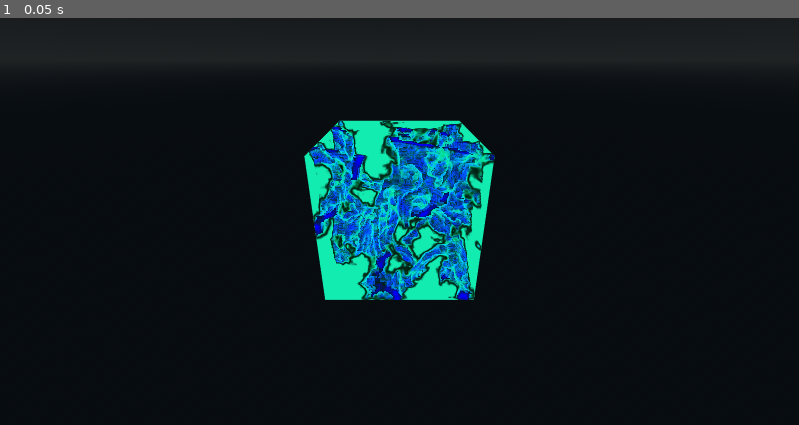
Above: before the commit, frame 1.
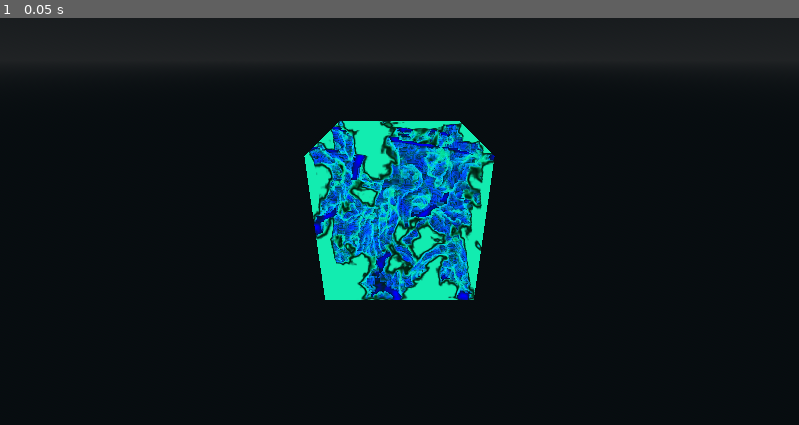
Above: after the commit, the same moment.

Repository: 1hue/GodotTexture3DVisualizer
Game: Godot game, scene res://main.tscn
Same seed, same stepped clock (60 frames per second), same inputs: the game is played once before the commit and once after it.
Inputs:
- Up to frame 1 (0.05 s): no input

The runs differ from the first frame. In frame 1, 0.2% of the frame differs, in the area x 38-62%, y 25-70%.

Commit message:
Disable anti-aliasing

Diff:
--- a/project.godot
+++ b/project.godot
@@ -24,5 +24,3 @@
 
 renderer/rendering_method="gl_compatibility"
 renderer/rendering_method.mobile="gl_compatibility"
-anti_aliasing/quality/msaa_3d=3
-anti_aliasing/quality/screen_space_aa=2
